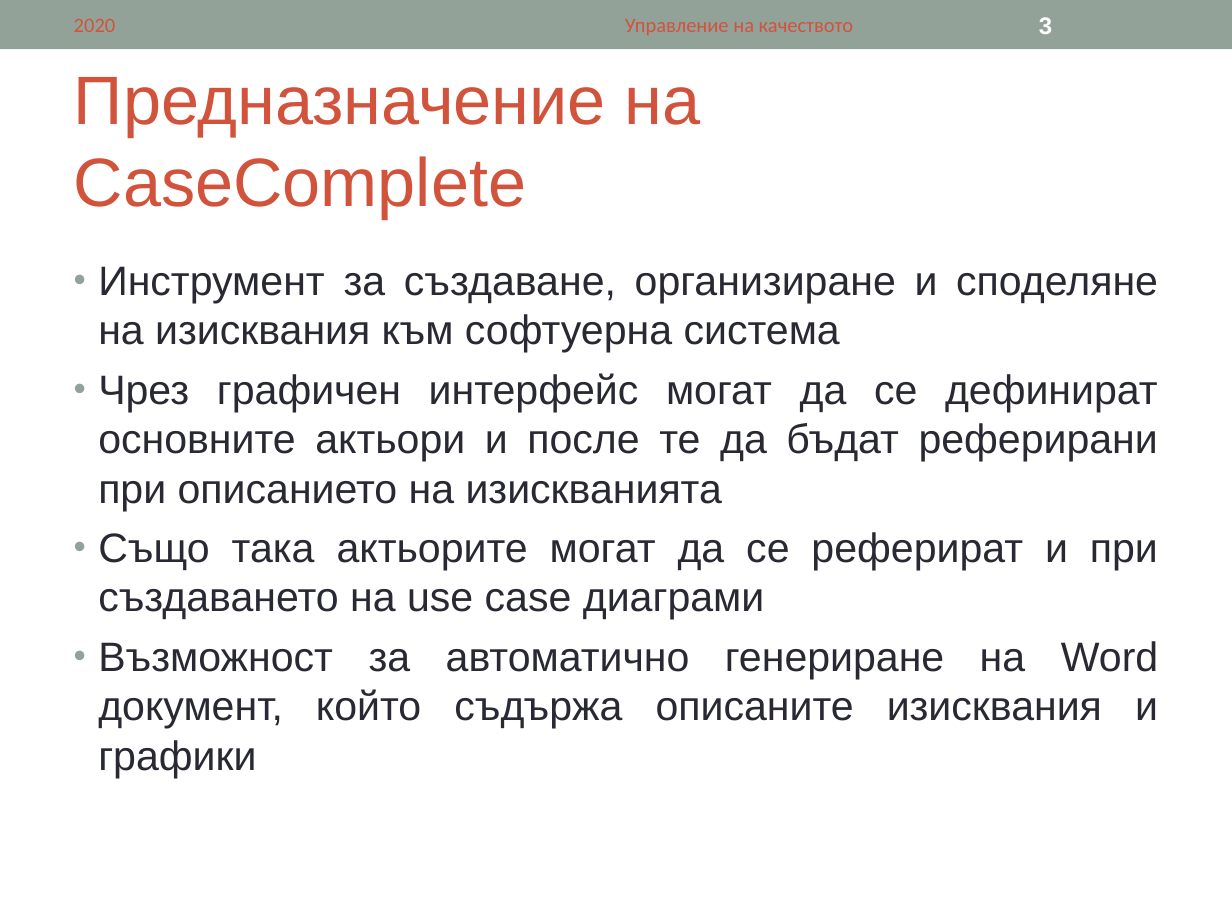
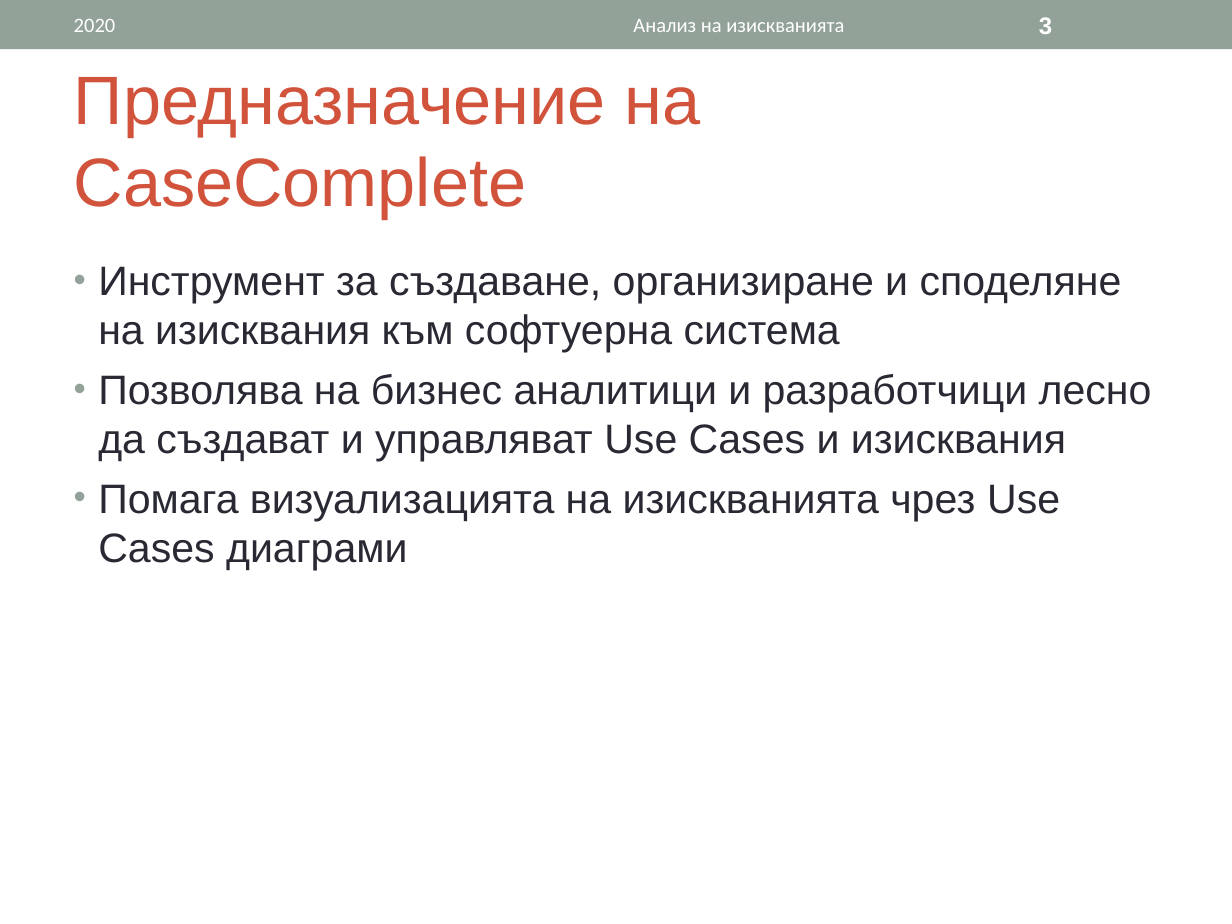
Before and after one commit to ivanchuchulski/fmi-requirements-analisys, a slide deck: slide 3 of tool-presentation/62121-62151-62167-CaseComplete.ppt. Drawn at 1232x924 pixels with LibreOffice and Linux fonts; fonts in the diff are those of the drawing. Boxes give left, top, right and bottom in pixels: in the first picture for what was removed or moved away, otherwise in the second. Text is boxed around its words. In the diff, an @@ line names an element or a change of style, - is before the commit and + after.

```diff
--- a/tool-presentation/62121-62151-62167-CaseComplete.ppt
+++ b/tool-presentation/62121-62151-62167-CaseComplete.ppt
@@ text "2020" at (74, 19, 116, 32): text colour #D2533C to #FFFFFF @@
@@ text at (633, 19, 844, 32): text changed; text colour #D2533C to #FFFFFF @@
-Управление на качеството
+Анализ на изискванията
@@ text at (98, 266, 1122, 353): alignment justified to left @@
@@ text at (98, 374, 1152, 570): text changed @@
-• Чрез графичен интерфейс могат да се дефинират основните актьори и после те да бъдат реферирани при описанието на изискванията
-• Също така актьорите могат да се реферират и при създаването на use case диаграми
-• Възможност за автоматично генериране на Word документ, който съдържа описаните изисквания и графики
+• Позволява на бизнес аналитици и разработчици лесно да създават и управляват Use Cases и изисквания
+• Помага визуализацията на изискванията чрез Use Cases диаграми
```
Also in this commit, not shown: 9 other slides changed, 2 slides added, 3 slides removed.
